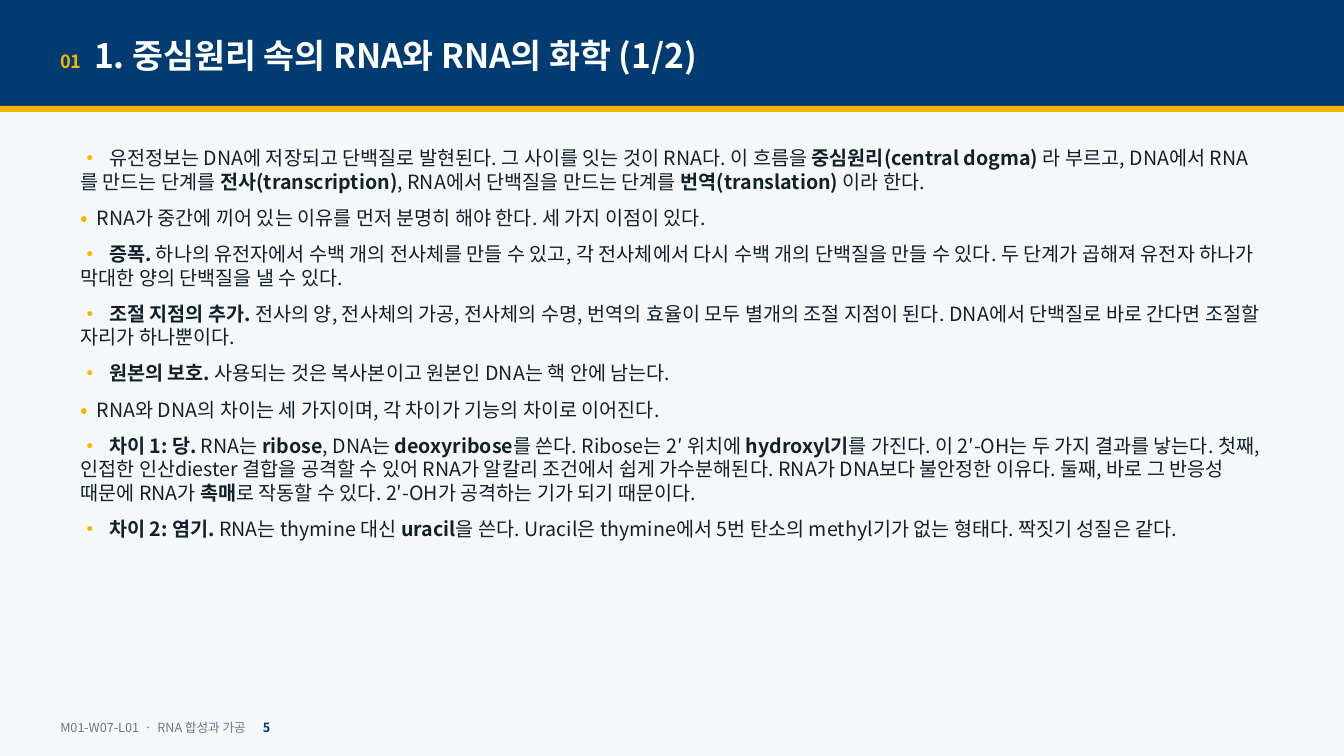
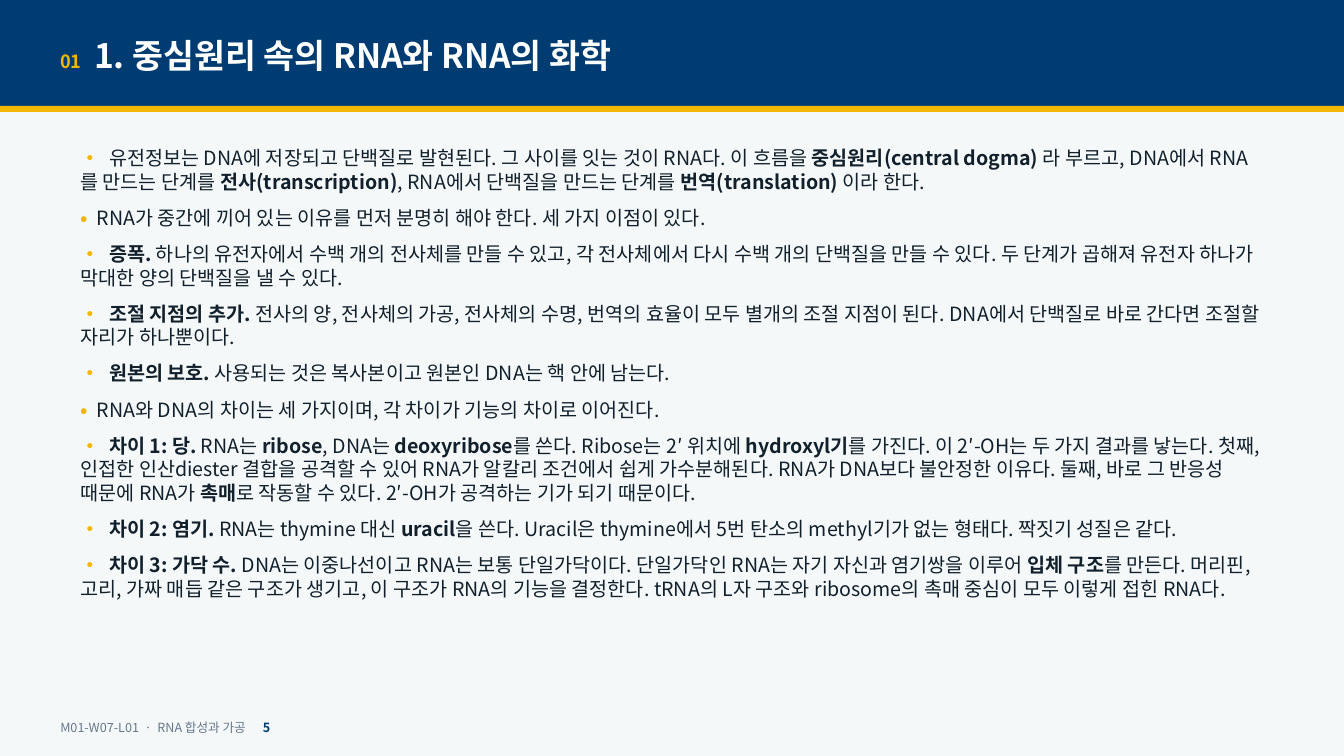
Before and after one commit to hoperiasd2/hoperiasd2.github.io, a slide deck: slide 5 of curriculum/M01/W07/L01/slides.pptx. Drawn at 1344x756 pixels with LibreOffice and Linux fonts; fonts in the diff are those of the drawing. Boxes give left, top, right and bottom in pixels: in the first picture for what was removed or moved away, otherwise in the second. Text is boxed around its words. In the diff, an @@ line names an element or a change of style, - is before the commit and + after.

```diff
--- a/curriculum/M01/W07/L01/slides.pptx
+++ b/curriculum/M01/W07/L01/slides.pptx
@@ text at (x1=60, y1=39, x2=611, y2=71): text changed @@
-01 1. 중심원리 속의 RNA와 RNA의 화학 (1/2)
+01 1. 중심원리 속의 RNA와 RNA의 화학
@@ text at (x1=80, y1=555, x2=1251, y2=600): paragraph added @@
+• 차이 3: 가닥 수. DNA는 이중나선이고 RNA는 보통 단일가닥이다. 단일가닥인 RNA는 자기 자신과 염기쌍을 이루어 입체 구조를 만든다. 머리핀, 고리, 가짜 매듭 같은 구조가 생기고, 이 구조가 RNA의 기능을 결정한다. tRNA의 L자 구조와 ribosome의 촉매 중심이 모두 이렇게 접힌 RNA다.
```
Also in this commit, not shown: 48 other slides changed, 7 slides added, 7 other files.
